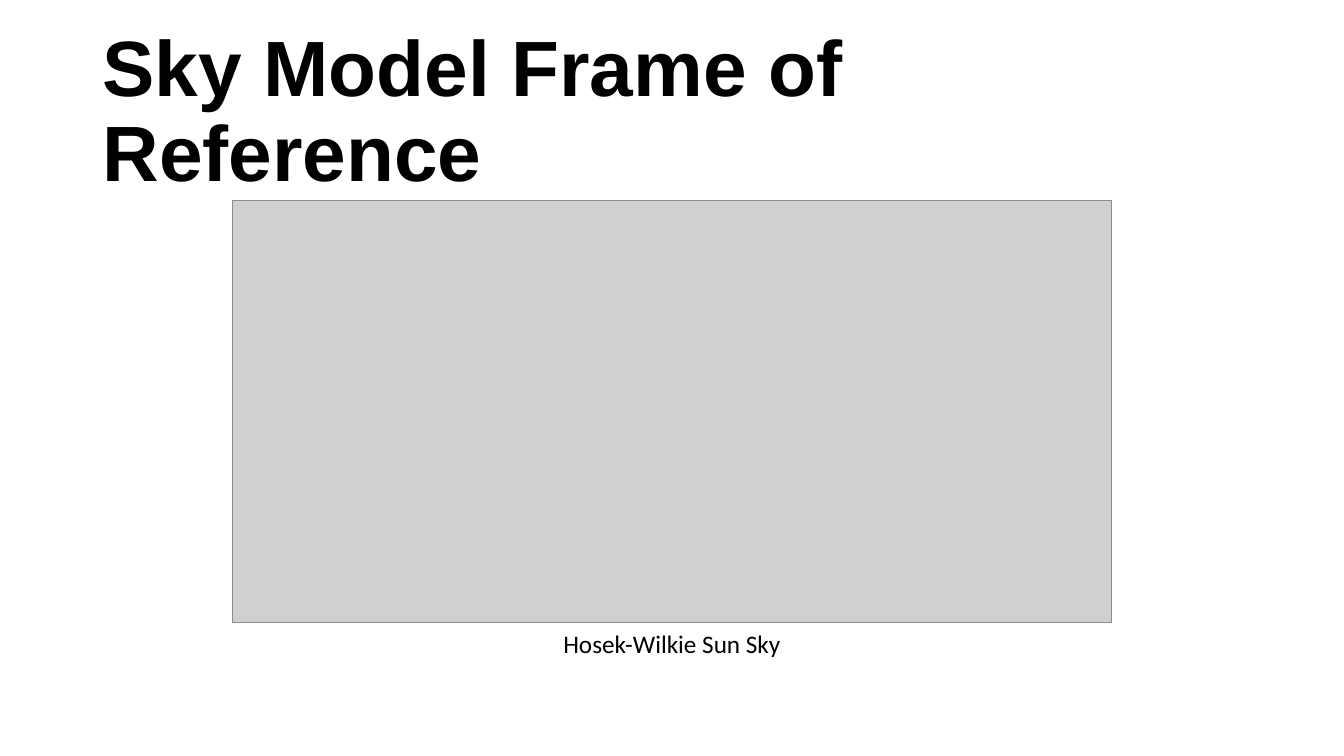
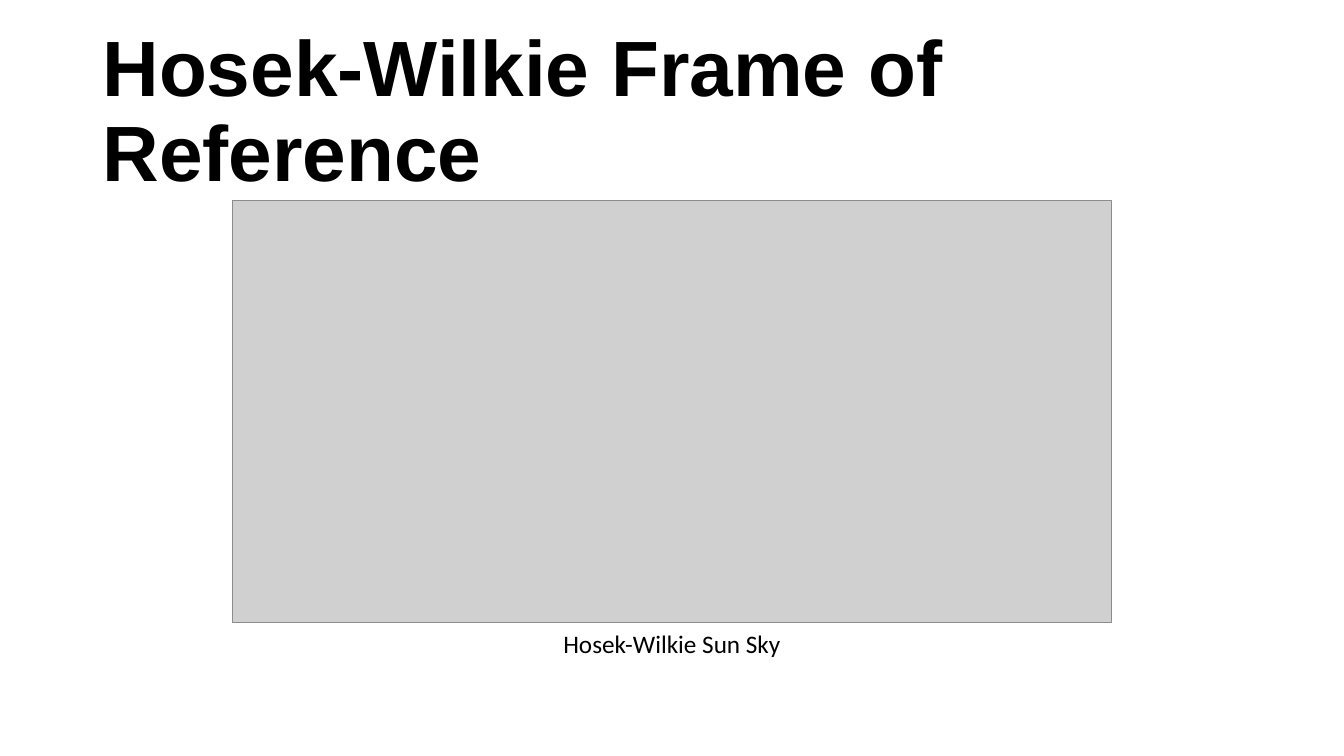
Before and after one commit to RahidZaman/cs481681-cgr, a slide deck: slide 10 of slides/pptx/week04.pptx. Drawn at 1344x756 pixels with LibreOffice and Linux fonts; fonts in the diff are those of the drawing; grey boxes stand for pictures; background and template pictures are left out. Boxes give left, top, right and bottom in pixels: in the first picture for what was removed or moved away, otherwise in the second. Text is boxed around its words. In the diff, an @@ line names an element or a change of style, - is before the commit and + after.

```diff
--- a/slides/pptx/week04.pptx
+++ b/slides/pptx/week04.pptx
@@ title at <box>102,39,942,182</box>: text changed @@
-Sky Model Frame of Reference
+Hosek-Wilkie Frame of Reference
```
Also in this commit, not shown: 1 other slide changed, 1 slide added, 5 other files.
